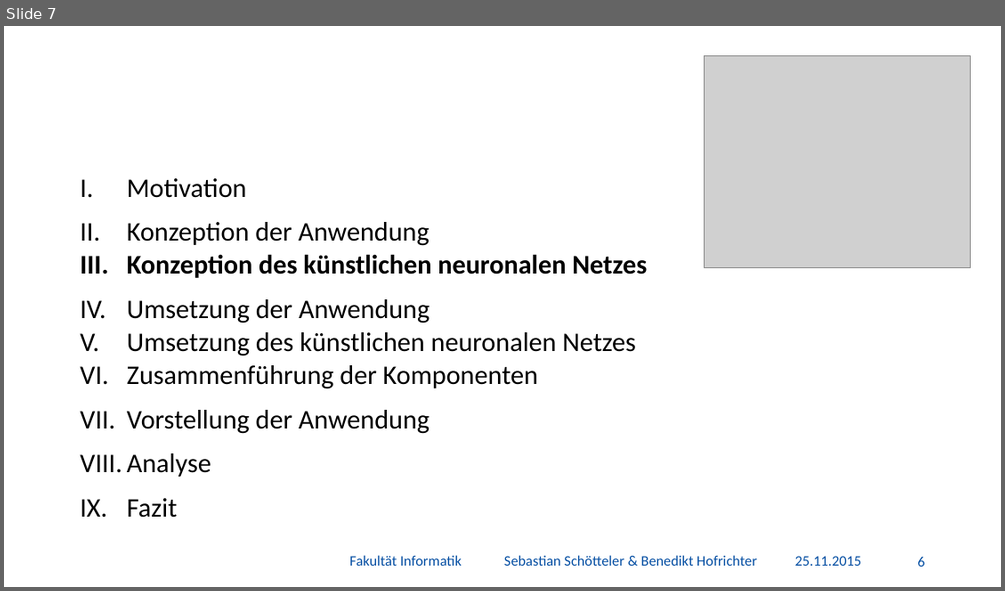
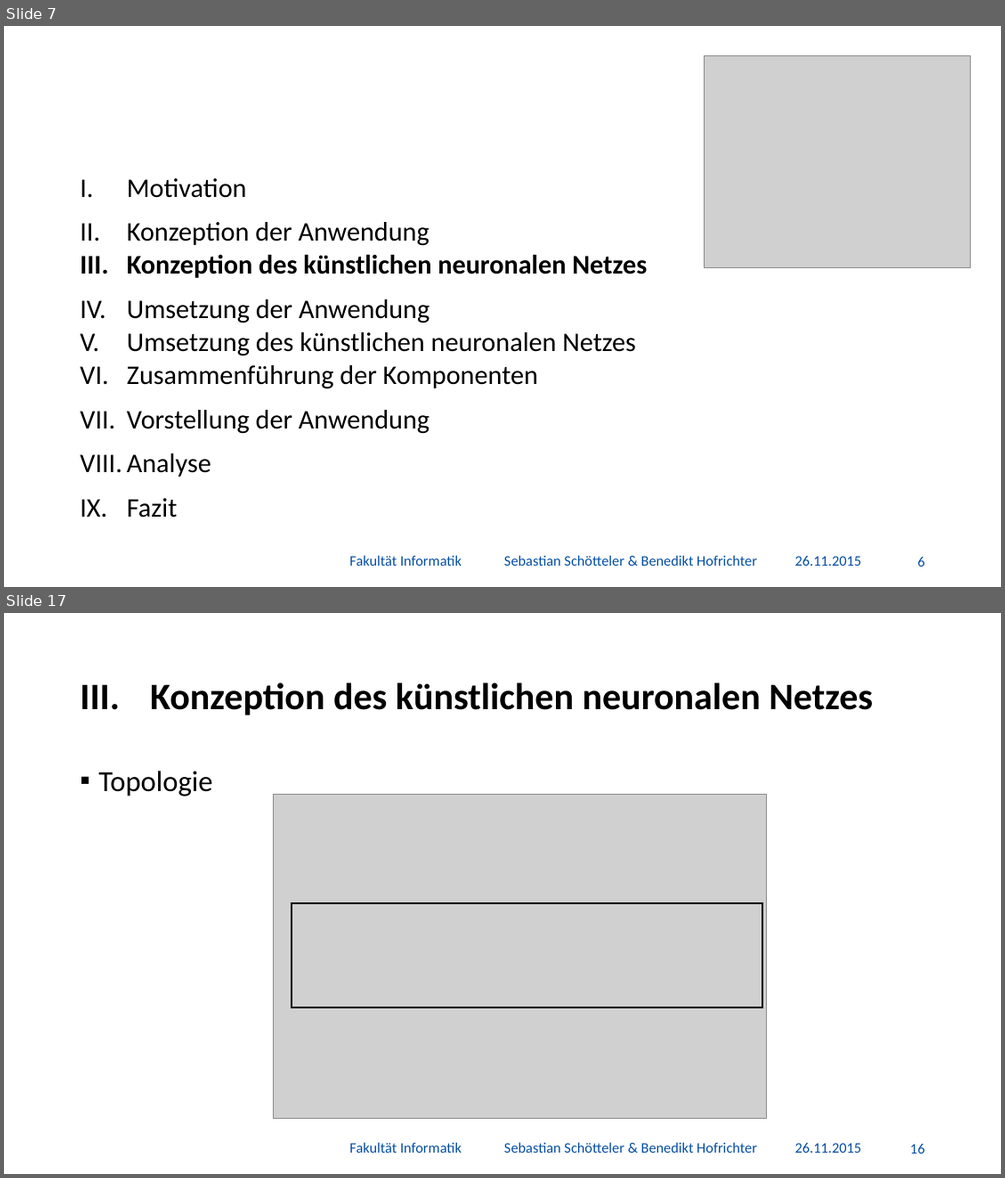
Before and after one commit to BenediktGitGit/soco15, a slide deck: 3b) Vortrag/Präsentation.pptx. Shown one above the other, each under a label of ours: slide 7 before the commit, slides 7 and 17 after it; the slides between them are not shown. The pictures are 1005x591 and 1005x1178 pixels, drawn with LibreOffice and Linux fonts; fonts in the diff are those of the drawing; grey boxes stand for pictures; background and template pictures are left out. Boxes give left, top, right and bottom in pixels: in the first picture for what was removed or moved away, otherwise in the second. Text is boxed around its words. In the diff, an @@ line names an element or a change of style, - is before the commit and + after.

```diff
--- a/3b) Vortrag/Präsentation.pptx
+++ b/3b) Vortrag/Präsentation.pptx
@@ slide 17 added at box(4, 613, 1001, 1174), background #FFFFFF @@
@@ title added at box(150, 682, 873, 715), 36 pt, text #000000, bold @@
+III. Konzeption des künstlichen neuronalen Netzes
@@ text added at box(98, 771, 212, 796), 28 pt, text #000000 @@
+▪ Topologie
@@ picture added at box(274, 794, 766, 1119) @@
@@ rectangle added at box(291, 903, 762, 1008), outline #000000 2 pt @@
@@ text added at box(349, 1142, 757, 1152), 14 pt, text #034DA2 @@
+Fakultät Informatik Sebastian Schötteler & Benedikt Hofrichter
@@ text added at box(795, 1143, 861, 1152), 14 pt, text #034DA2 @@
+26.11.2015
@@ page number added at box(910, 1143, 925, 1153), 14 pt, text #034DA2 @@
+16
@@ slide 7 changed as well @@
@@ text at box(795, 556, 861, 565): text changed @@
-25.11.2015
+26.11.2015
```
Also in this commit, not shown: 19 other slides changed, 12 other slides added.
